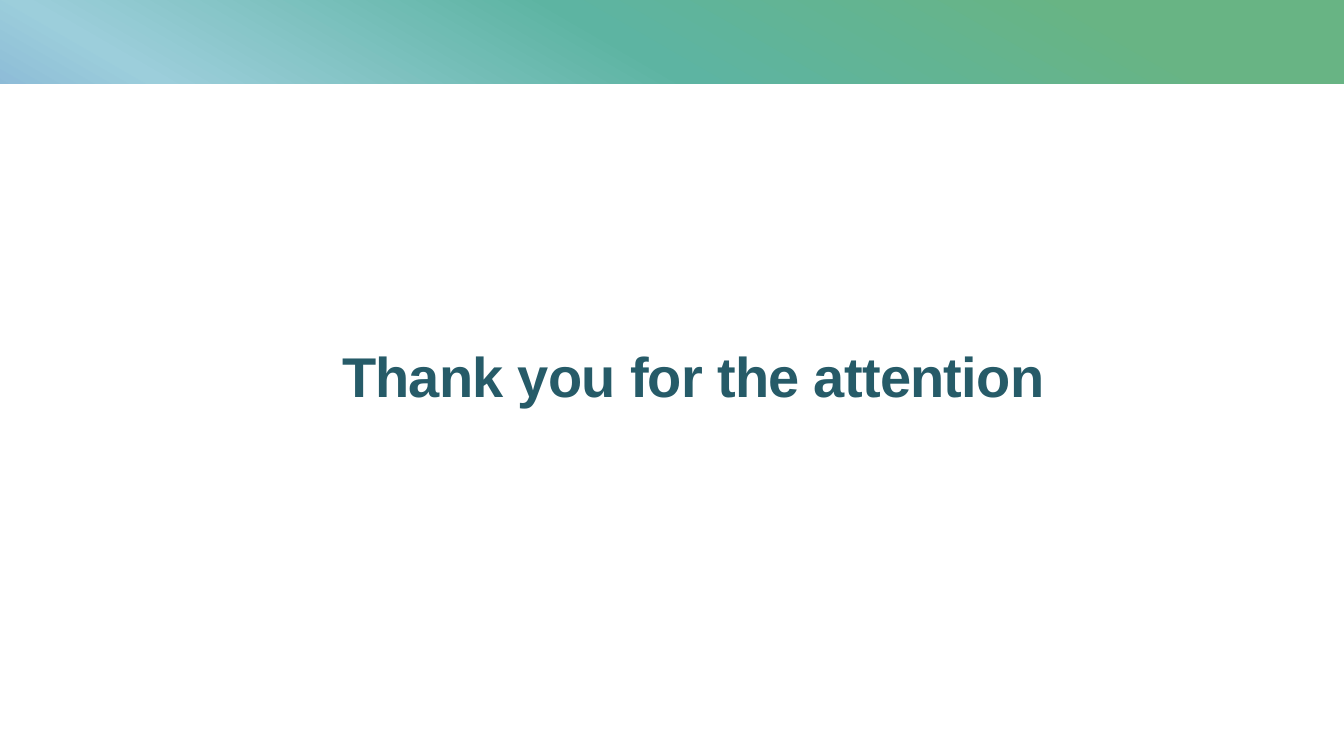
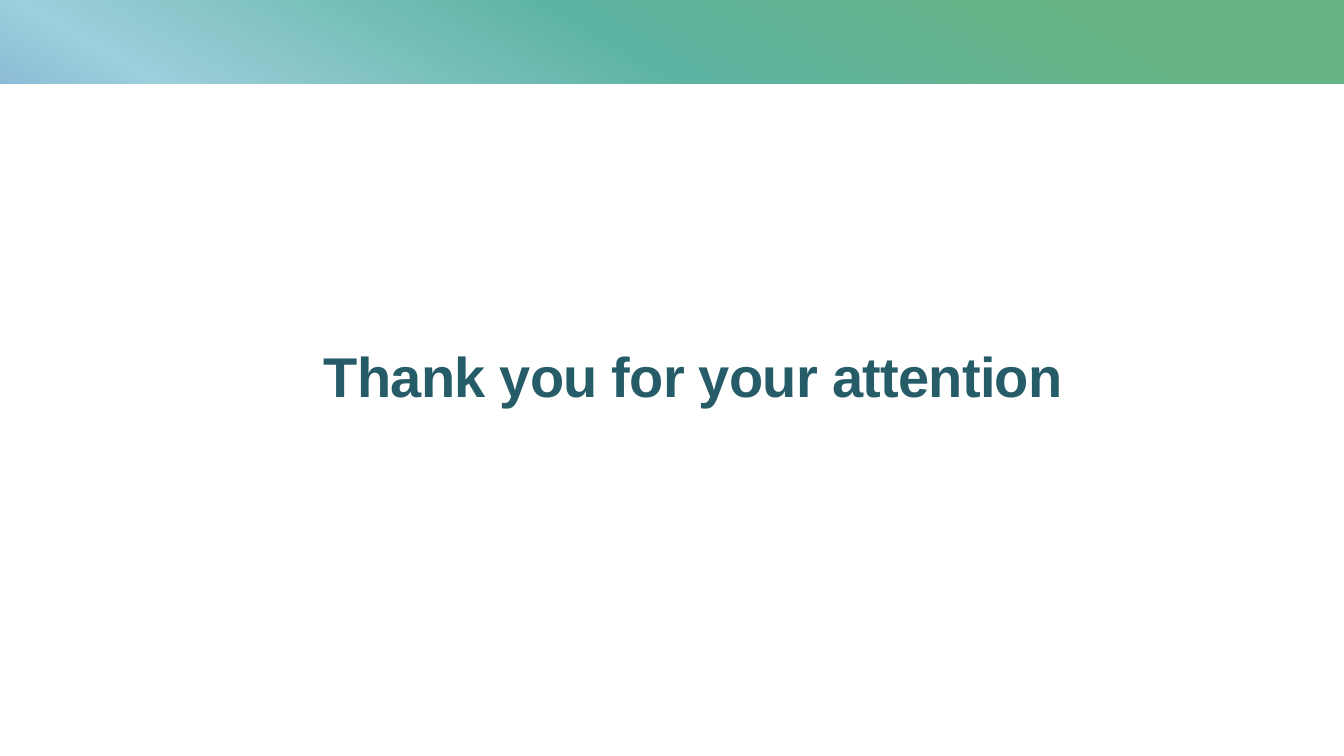
Before and after one commit to ACM40960/project-22202392, a slide deck: slide 12 of Literature Review/AI plays checkers - presentation.pptx (slide 10 before the commit). Drawn at 1344x756 pixels with LibreOffice and Linux fonts; fonts in the diff are those of the drawing. Boxes give left, top, right and bottom in pixels: in the first picture for what was removed or moved away, otherwise in the second. Text is boxed around its words. In the diff, an @@ line names an element or a change of style, - is before the commit and + after.

```diff
--- a/Literature Review/AI plays checkers - presentation.pptx
+++ b/Literature Review/AI plays checkers - presentation.pptx
@@ title at bbox=[324, 356, 1062, 407]: text changed @@
-Thank you for the attention
+Thank you for your attention
```
Also in this commit, not shown: 7 other slides changed, 2 slides added, 7 other files.
